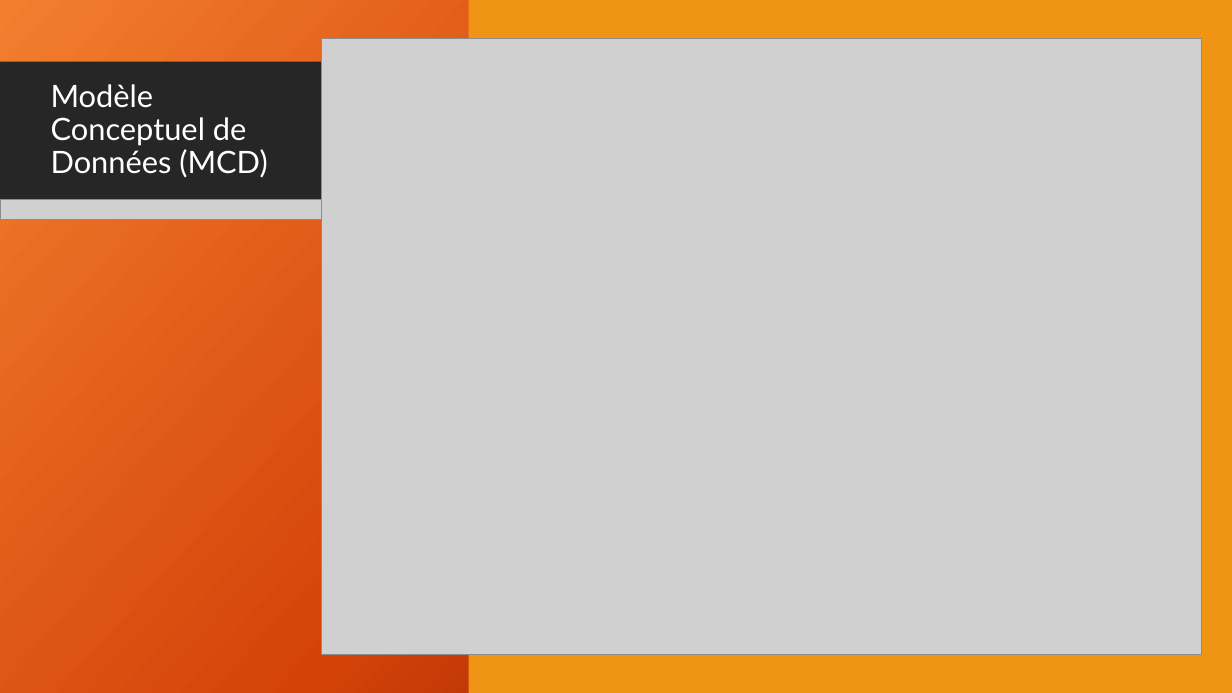
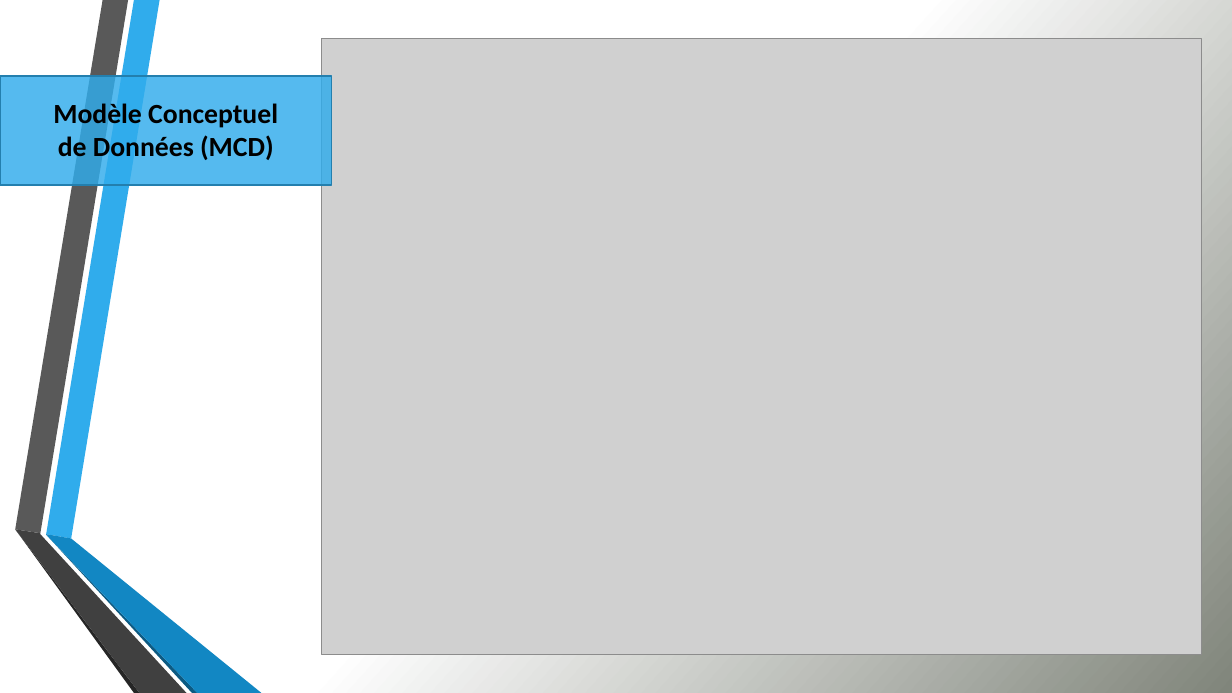
Before and after one commit to Chycrat/snir-co, a slide deck: slide 4 of LIVRABLE-2/Présentation livrable 2.pptx. Drawn at 1232x693 pixels with LibreOffice and Linux fonts; fonts in the diff are those of the drawing; grey boxes stand for pictures; background and template pictures are left out. Boxes give left, top, right and bottom in pixels: in the first picture for what was removed or moved away, otherwise in the second. Text is boxed around its words. In the diff, an @@ line names an element or a change of style, - is before the commit and + after.

```diff
--- a/LIVRABLE-2/Présentation livrable 2.pptx
+++ b/LIVRABLE-2/Présentation livrable 2.pptx
@@ background picture (left out) to gradient #FFFFFF to #81877A @@
@@ rectangle removed at bbox=[0, 0, 1232, 693] @@
@@ rectangle removed at bbox=[469, 0, 1232, 693] @@
@@ rectangle: place and size @@
-rectangle at bbox=[0, 62, 501, 201]
+rectangle at bbox=[0, 76, 332, 185]
@@ rectangle at bbox=[0, 76, 332, 185]: fill #262626 to #30ACEC at 82% opacity; outline none to #247FAF 1.25 pt @@
@@ rectangle removed at bbox=[0, 62, 1055, 201] @@
@@ title "Modèle Conceptuel de Données (MCD)": place and size @@
-title "Modèle Conceptuel de Données (MCD)" at bbox=[51, 84, 267, 177]
+title "Modèle Conceptuel de Données (MCD)" at bbox=[53, 103, 278, 160]
@@ title "Modèle Conceptuel de Données (MCD)" at bbox=[53, 103, 278, 160]: size 24 to 21.6 pt, font Lato to Calibri, text colour #FFFFFF to #000000, bold on; alignment left to centre; line spacing 0.9 to 1 @@
@@ rectangle removed at bbox=[1070, 62, 1232, 201] @@
@@ picture removed at bbox=[0, 199, 501, 219] @@
@@ group added at bbox=[15, 0, 262, 693]: 6 freeform shapes @@
```
Also in this commit, not shown: 4 other slides changed, 3 slides added, 1 slide removed, 1 other file.
